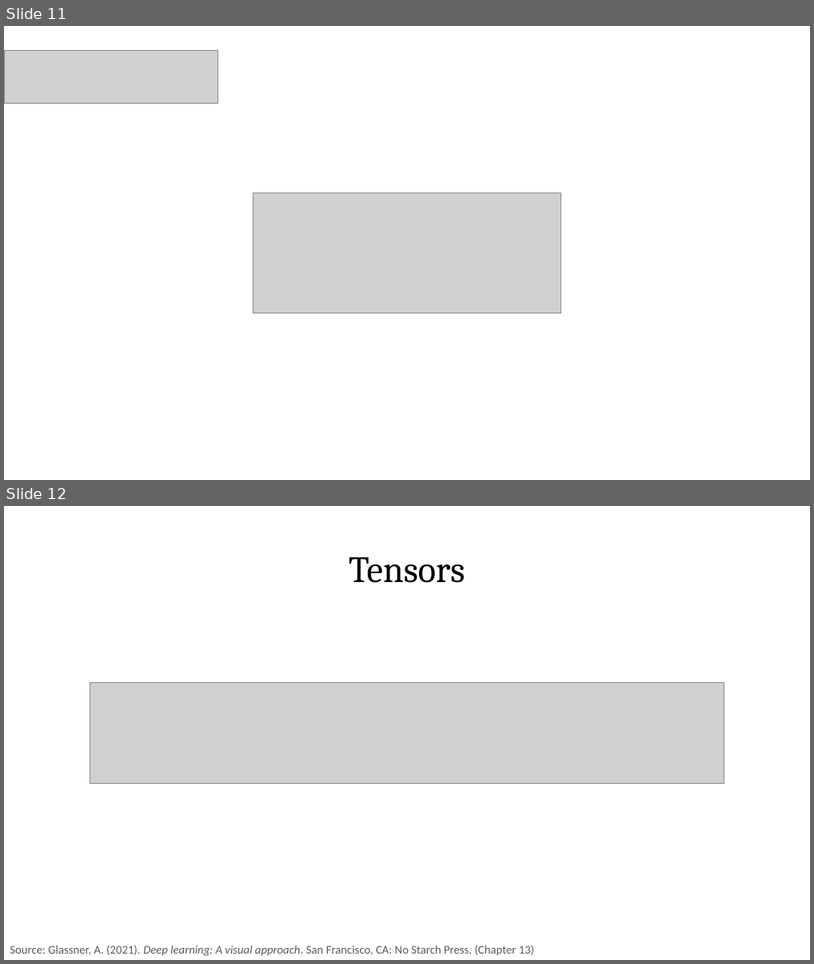
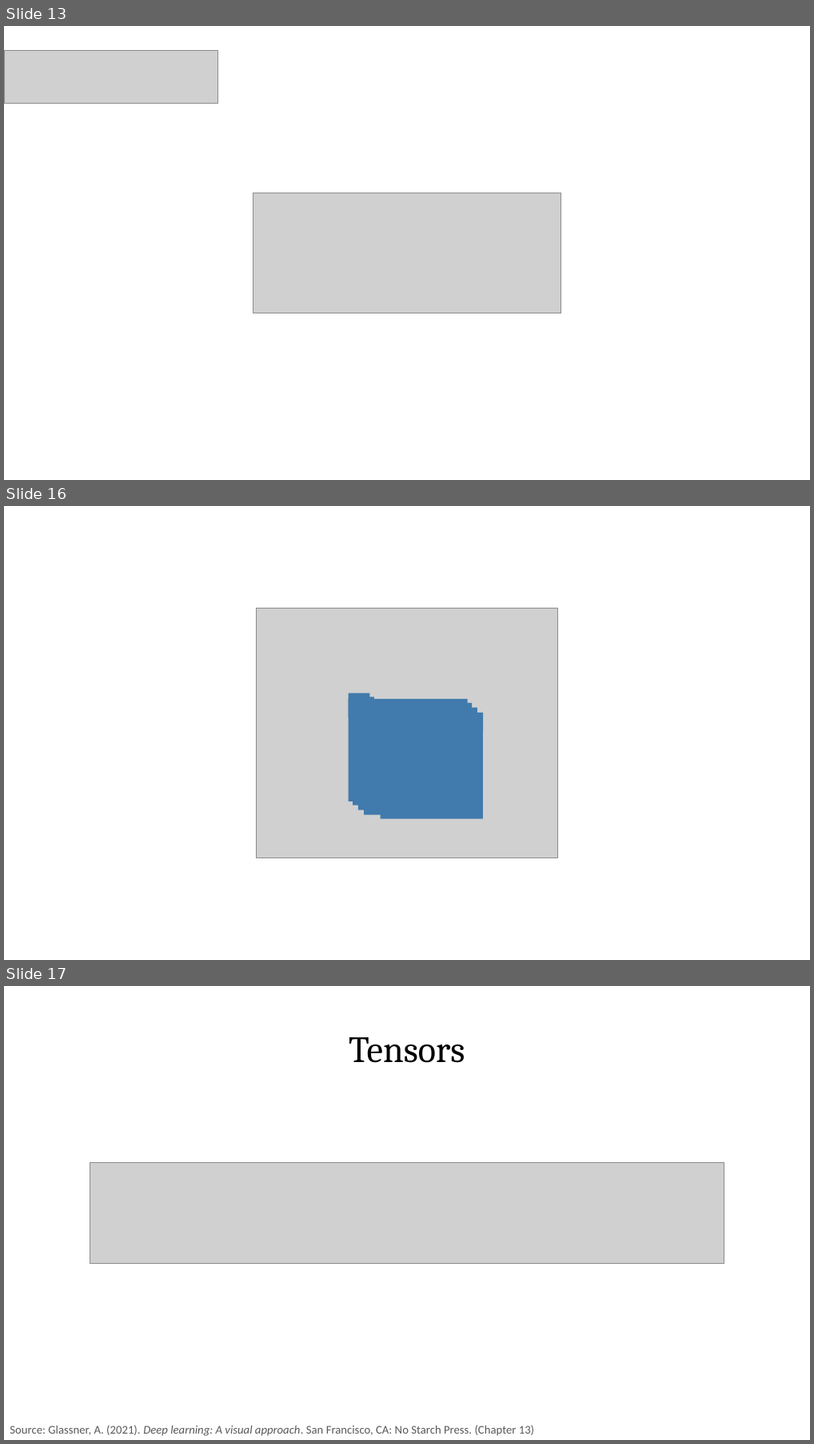
Before and after one commit to PracticumAI/cnn, a slide deck: presentations/01_cnn_intro.pptx. Shown one above the other, each under a label of ours: slides 11 and 12 before the commit, slides 13, 16 and 17 after it; the slides between them are not shown. The pictures are 814x964 and 814x1444 pixels, drawn with LibreOffice and Linux fonts; fonts in the diff are those of the drawing; grey boxes stand for pictures. Boxes give left, top, right and bottom in pixels: in the first picture for what was removed or moved away, otherwise in the second. Text is boxed around its words. In the diff, an @@ line names an element or a change of style, - is before the commit and + after.

```diff
--- a/presentations/01_cnn_intro.pptx
+++ b/presentations/01_cnn_intro.pptx
@@ slide 16 added at (4, 506, 810, 960), background #FFFFFF @@
@@ picture added at (257, 608, 558, 857) @@
@@ rectangle added at (349, 693, 370, 801), fill #417AAC @@
@@ rectangle added at (353, 696, 374, 805), fill #417AAC @@
@@ rectangle added at (349, 698, 468, 717), fill #417AAC @@
@@ rectangle added at (353, 703, 472, 721), fill #417AAC @@
@@ rectangle added at (358, 701, 380, 810), fill #417AAC @@
@@ rectangle added at (358, 708, 478, 726), fill #417AAC @@
@@ rectangle added at (364, 706, 385, 815), fill #417AAC @@
@@ rectangle added at (365, 712, 484, 731), fill #417AAC @@
@@ rectangle added at (381, 725, 484, 819), fill #417AAC @@
@@ what was slide 11 is now slide 13 @@
@@ what was slide 12 is now slide 17 @@
```
Also in this commit, not shown: 1 slide changed, 5 other slides added, 2 slides removed, 4 other files.
